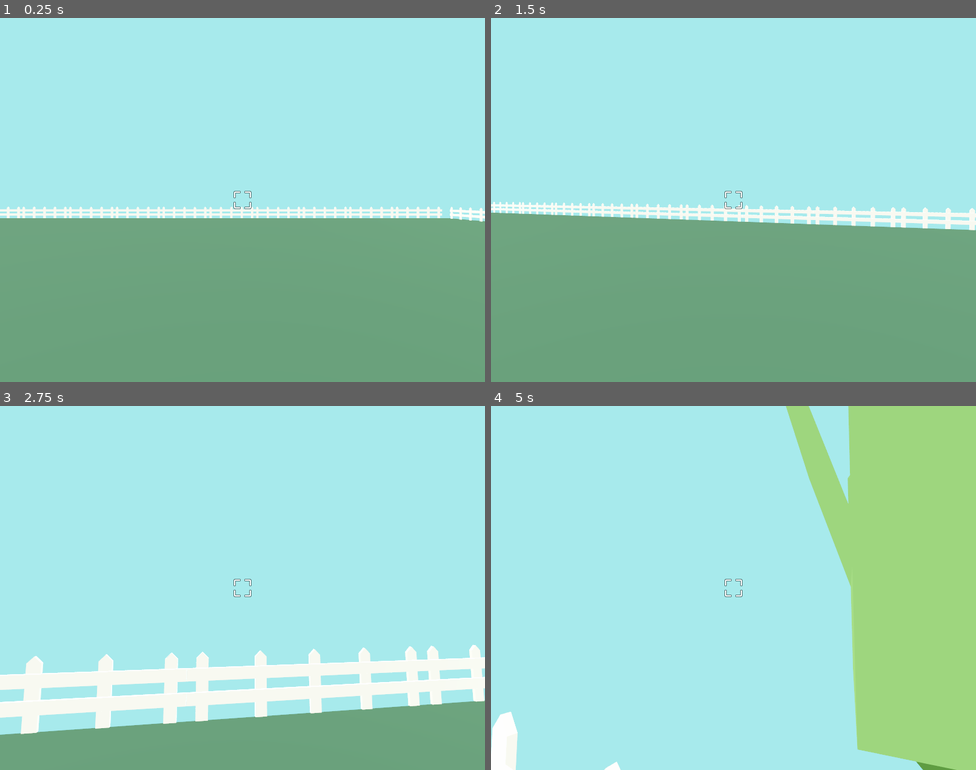
Above: before the commit, frames 1-4 (two rows, left to right).
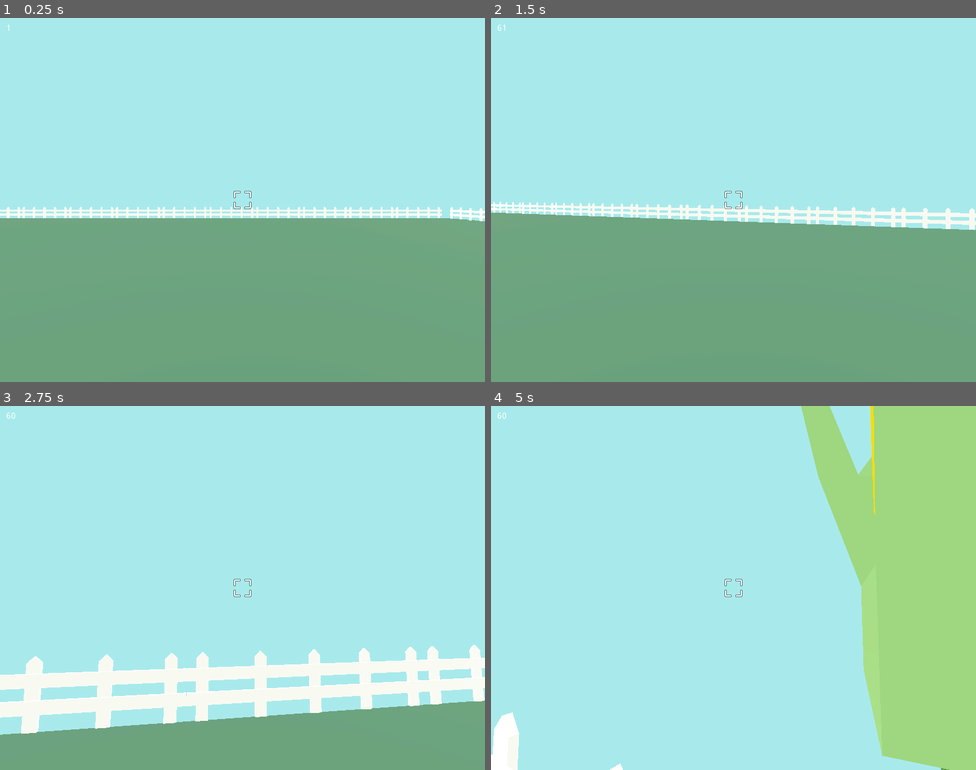
Above: after the commit, the same moments.

Repository: ehtd/godot_wild_jam_32
Game: Godot game, scene res://World.tscn
Two runs of this game, one before a commit and one after it. Both use one fixed random seed, a clock stepped at 60 frames per second and the inputs below.
Inputs (mouse positions are in pixels of both pictures, inside the frame that each line leads up to):
- Up to frame 1 (0.25 s): no input
- Up to frame 2 (1.5 s): tap Enter at 0.5 s; move the mouse to (757, 200) at 0.52 s; hold W (move_forward) from 0.53 s (still down); tap Space (jump) at 0.6, 0.77, 1.07, 1.35 s; click (757, 200) at 0.67 s; move the mouse to (709, 200) at 1.27 s
- Up to frame 3 (2.75 s): keep holding W (move_forward); tap Space (jump) at 1.52, 1.82, 2.1 s; move the mouse to (252, 580) at 2.02 s
- Up to frame 4 (5 s): keep holding W (move_forward); move the mouse to (728, 595) at 2.77 s; tap Space (jump) at 2.85, 3.02, 3.32, 3.6, 3.77, 4.07, 4.35, 4.52, 4.82 s; click (728, 595) at 2.92 s; move the mouse to (767, 591) at 3.52 s; move the mouse to (694, 584) at 4.27 s

The runs differ from the first frame. In frame 1, 0.2% of the frame differs, in the area x 0-100%, y 1-56%; in frame 2, 0.4%; in frame 3, 0.4%; in frame 4, 4.5%, in the area x 0-96%, y 0-100%.

Commit message:
fps counter, removing jump code

Diff:
--- a/Player/MoveComponent.gd
+++ b/Player/MoveComponent.gd
@@ -14,6 +14,7 @@
 var movement_vector: Vector3 = Vector3()
 var velocity: Vector3 = Vector3()
 var snap_vector: Vector3 = Vector3()
+var fps_setting = ProjectSettings.get_setting("physics/common/physics_fps")
 
 signal movement_info
 
@@ -41,19 +42,9 @@
 		current_movement_vector = current_movement_vector.rotated(Vector3.UP, kinematic_body.rotation.y)
 
 	velocity += movement_acceleration * current_movement_vector - velocity * Vector3(drag, 0, drag) + gravity * Vector3.DOWN * delta
-	velocity = kinematic_body.move_and_slide_with_snap(velocity, snap_vector, Vector3.UP)
+	kinematic_body.move_and_slide_with_snap(velocity, snap_vector, Vector3.UP)
 
-	var grounded = kinematic_body.is_on_floor()
-	if grounded:
-		velocity.y = -0.01
-	if grounded and pressed_jump:
-		velocity.y = jump_force
-		snap_vector = Vector3.ZERO
-	else:
-		snap_vector = Vector3.DOWN
 
-	pressed_jump = false
-	emit_signal("movement_info", velocity, grounded)
 
 func freeze():
 	frozen = true
--- a/Player/Player.gd
+++ b/Player/Player.gd
@@ -9,6 +9,7 @@
 onready var camera = $Camera
 onready var move_component = $MoveComponent
 onready var raycast = $RayCast
+onready var fps_label = $CanvasLayer/Label
 
 signal place_corn
 
@@ -22,6 +23,7 @@
 
 
 func _process(_delta):
+	fps_label.text = str(Engine.get_frames_per_second())
 	if Input.is_action_just_pressed("exit"):
 		get_tree().quit()
 	if Input.is_action_just_pressed("restart"):
--- a/Player/Player.tscn
+++ b/Player/Player.tscn
@@ -41,6 +41,15 @@
 "_edit_use_anchors_": false
 }
 
+[node name="Label" type="Label" parent="CanvasLayer"]
+margin_left = 10.0
+margin_top = 10.0
+margin_right = 40.0
+margin_bottom = 14.0
+__meta__ = {
+"_edit_use_anchors_": false
+}
+
 [node name="RayCast" type="RayCast" parent="."]
 transform = Transform( 1, 0, 0, 0, 1, 0, 0, 0, 1, 0, 1.75, 0 )
 enabled = true
--- a/project.godot
+++ b/project.godot
@@ -33,7 +33,6 @@
 [display]
 
 window/size/width=800
-window/size/fullscreen=true
 
 [input]
 
@@ -88,5 +87,10 @@
 
 [rendering]
 
-quality/filters/msaa=4
+quality/shadows/filter_mode=0
+quality/reflections/texture_array_reflections=false
+quality/reflections/high_quality_ggx=false
+quality/depth_prepass/enable=false
+quality/subsurface_scattering/quality=0
+quality/depth/hdr=false
 environment/default_environment="res://default_env.tres"
Not shown: 2 places in World.tscn that only renumber resources
